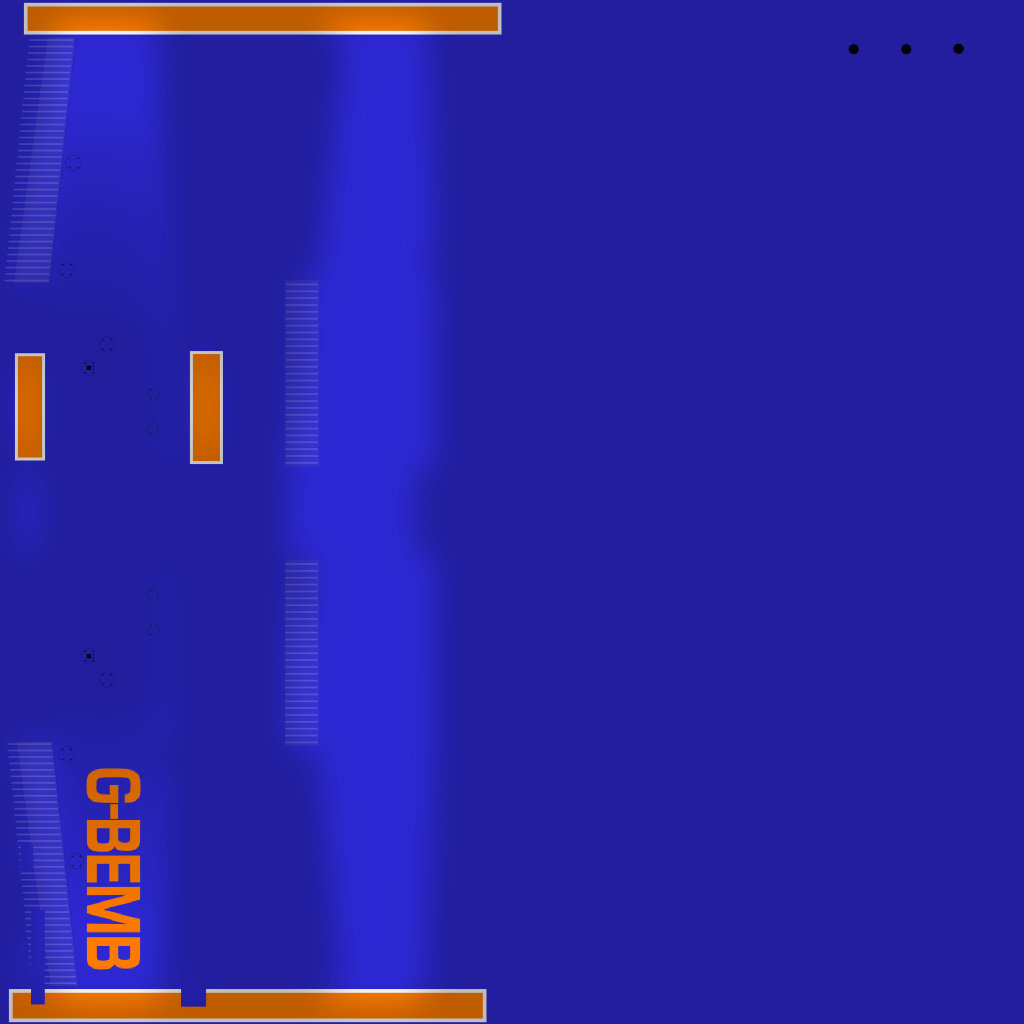
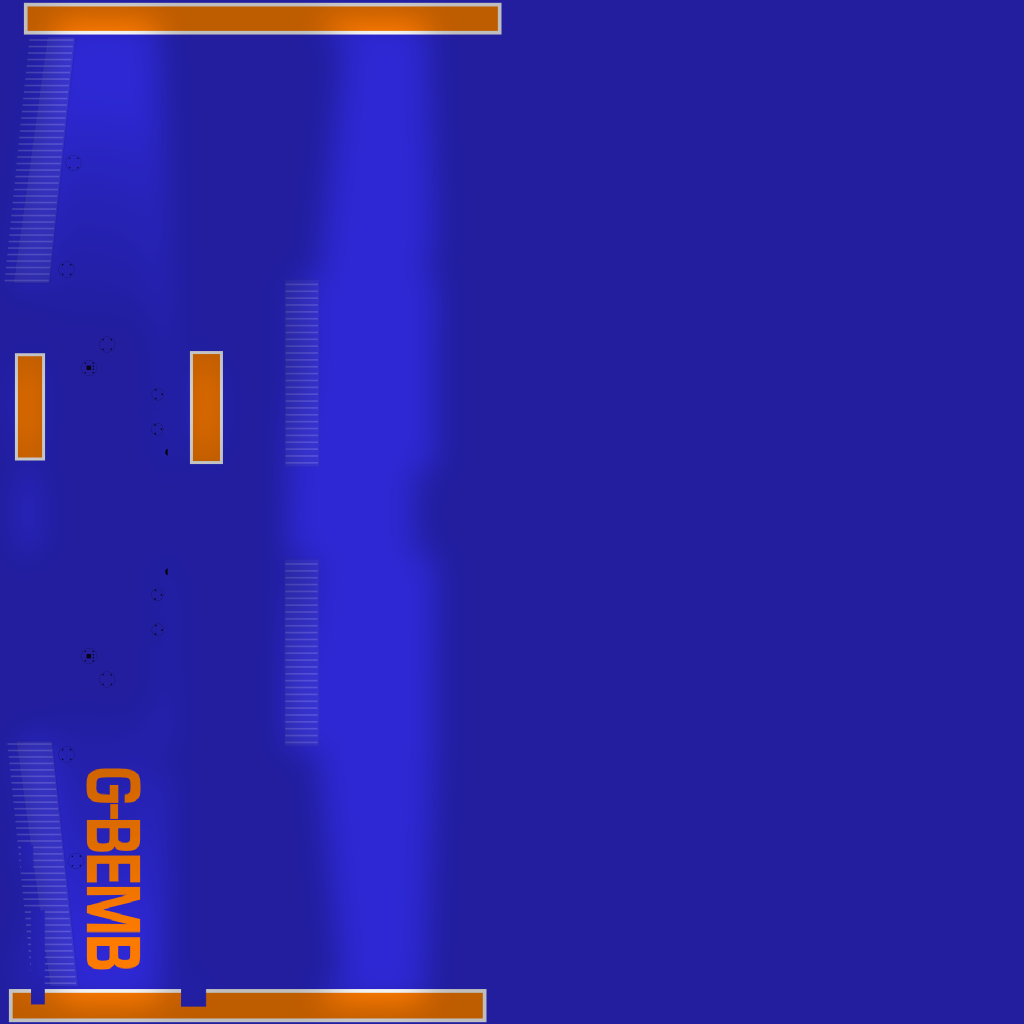
Layers edited between the first and the second 1024×1024 image:
added layer "Clipboard #1" above "Clipboard" over [151, 388, 168, 636]
painted on "Clipboard" over [848, 43, 965, 55]
painted on "wing.G-BEMB.png" over [146, 388, 168, 643]
